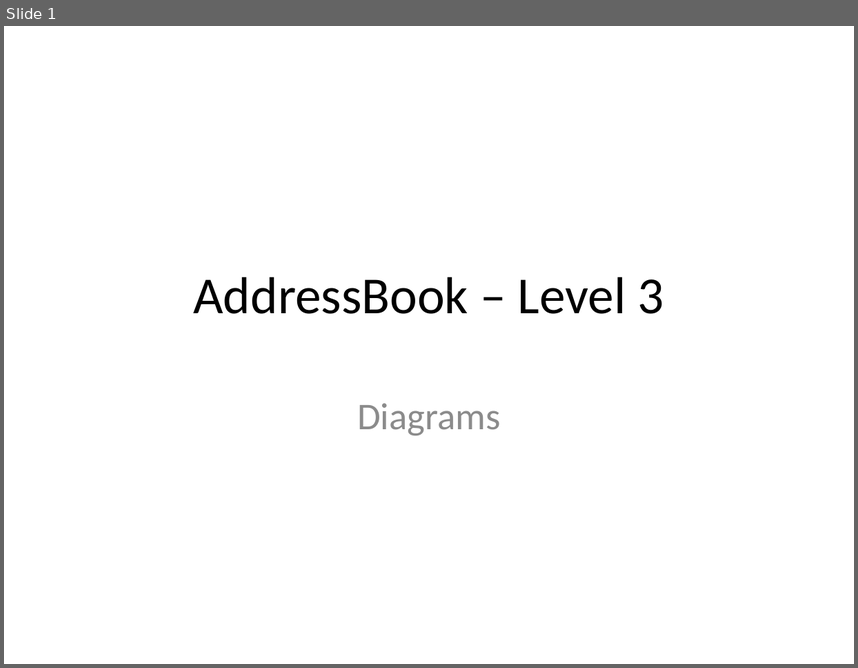
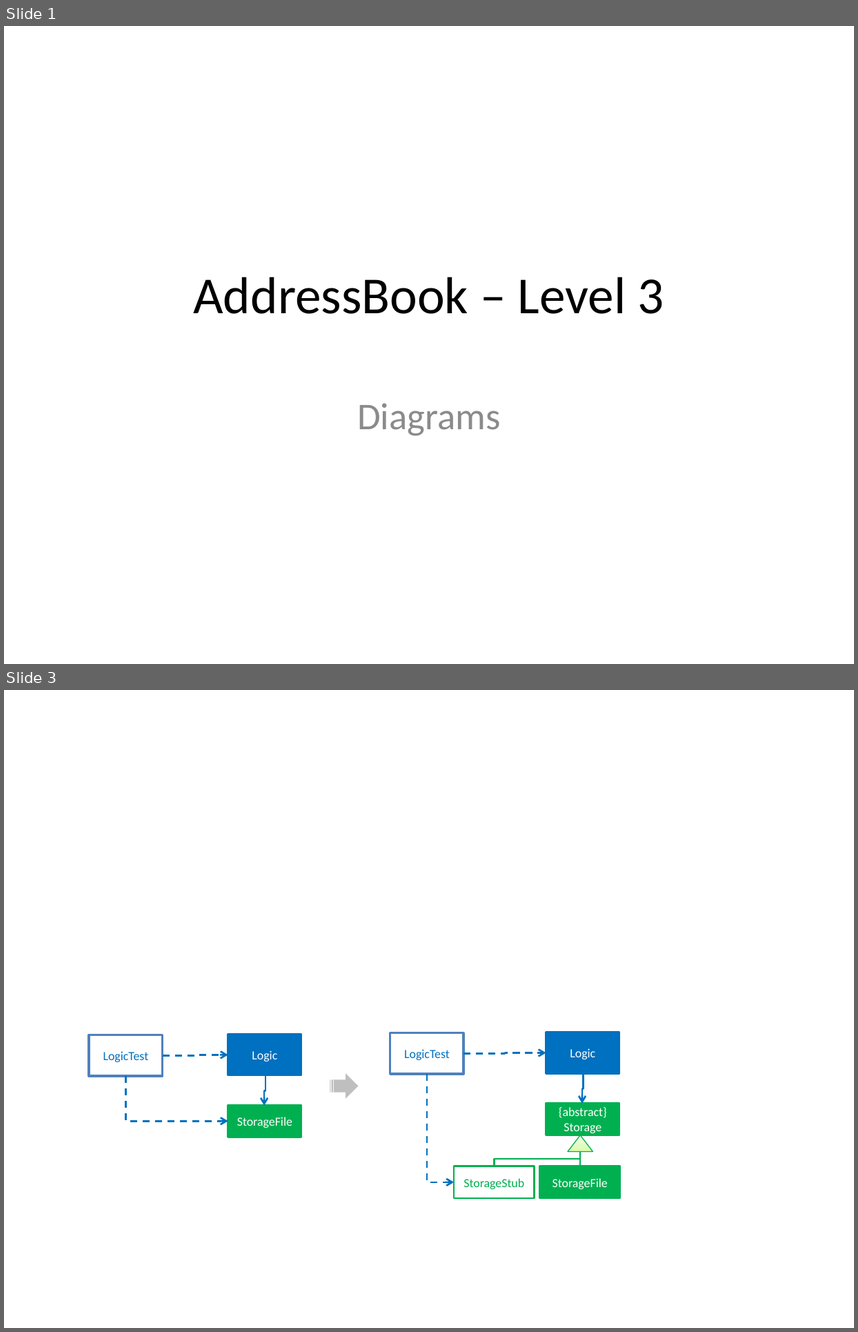
Before and after one commit to se-edu/addressbook-level25, a slide deck: doc/Diagrams.pptx. Shown one above the other, each under a label of ours: slide 1 before the commit, slides 1 and 3 after it; the slides between them are not shown. The pictures are 858x668 and 858x1332 pixels, drawn with LibreOffice and Linux fonts; fonts in the diff are those of the drawing. Boxes give left, top, right and bottom in pixels: in the first picture for what was removed or moved away, otherwise in the second. Text is boxed around its words. In the diff, an @@ line names an element or a change of style, - is before the commit and + after.

```diff
--- a/doc/Diagrams.pptx
+++ b/doc/Diagrams.pptx
@@ slide 3 added at (x1=4, y1=690, x2=854, y2=1328), background #FFFFFF @@
@@ rectangle added at (x1=89, y1=1034, x2=162, y2=1075), fill #FFFFFF, outline #4F81BD 2 pt, 10.5 pt, text #0070C0 @@
+LogicTest
@@ rectangle added at (x1=228, y1=1034, x2=301, y2=1075), fill #0070C0, outline #0070C0 1.5 pt, 10.5 pt, text #FFFFFF @@
+Logic
@@ rectangle added at (x1=390, y1=1032, x2=463, y2=1074), fill #FFFFFF, outline #4F81BD 2 pt, 10.5 pt, text #0070C0 @@
+LogicTest
@@ rectangle added at (x1=546, y1=1032, x2=619, y2=1072), fill #0070C0, outline #0070C0 1.5 pt, 10.5 pt, text #FFFFFF @@
+Logic
@@ elbow arrow added from (162, 1056) to (228, 1055), #0070C0 1.5 pt dashed @@
@@ elbow arrow added from (464, 1053) to (546, 1053), #0070C0 1.5 pt dashed @@
@@ elbow arrow added from (125, 1076) to (228, 1121), #0070C0 1.5 pt dashed @@
@@ elbow arrow added from (265, 1076) to (264, 1105), #0070C0 1.5 pt @@
@@ striped right arrow added at (x1=330, y1=1074, x2=358, y2=1098), fill #BFBFBF @@
@@ elbow arrow added from (428, 1074) to (454, 1182), #0070C0 1.5 pt dashed @@
@@ elbow arrow added from (584, 1074) to (582, 1103), #0070C0 1.5 pt @@
@@ rectangle added at (x1=546, y1=1103, x2=619, y2=1134), fill #00B050, outline #00B050 1.5 pt, 10.5 pt, text #FFFFFF @@
+{abstract}
+Storage
@@ rectangle added at (x1=228, y1=1105, x2=301, y2=1137), fill #00B050, outline #00B050 1.5 pt, 10.5 pt, text #FFFFFF @@
+StorageFile
@@ triangle added at (x1=568, y1=1134, x2=593, y2=1151), fill gradient #DAFDA7 to #E4FCC2 to #F5FFE7, outline #00B050 0.75 pt @@
@@ elbow line added from (580, 1152) to (495, 1166), #00B050 1.5 pt @@
@@ elbow line added from (580, 1152) to (580, 1166), #00B050 1.5 pt @@
@@ rectangle added at (x1=454, y1=1166, x2=535, y2=1199), outline #00B050 1.5 pt, 10.5 pt, text #00B050 @@
+StorageStub
@@ rectangle added at (x1=539, y1=1166, x2=620, y2=1199), fill #00B050, outline #00B050 1.5 pt, 10.5 pt, text #FFFFFF @@
+StorageFile
```
Also in this commit, not shown: 1 slide changed, 2 other files.
